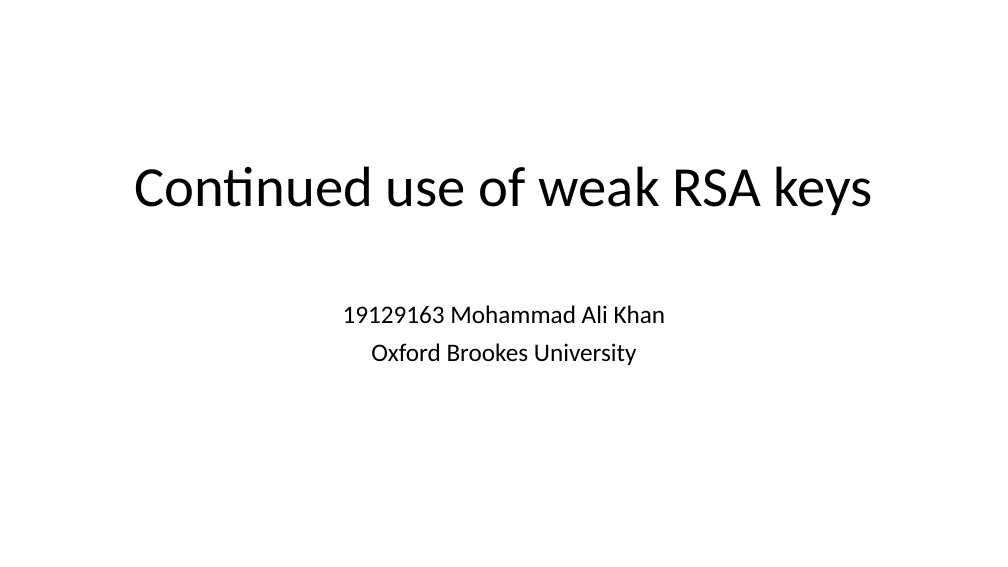
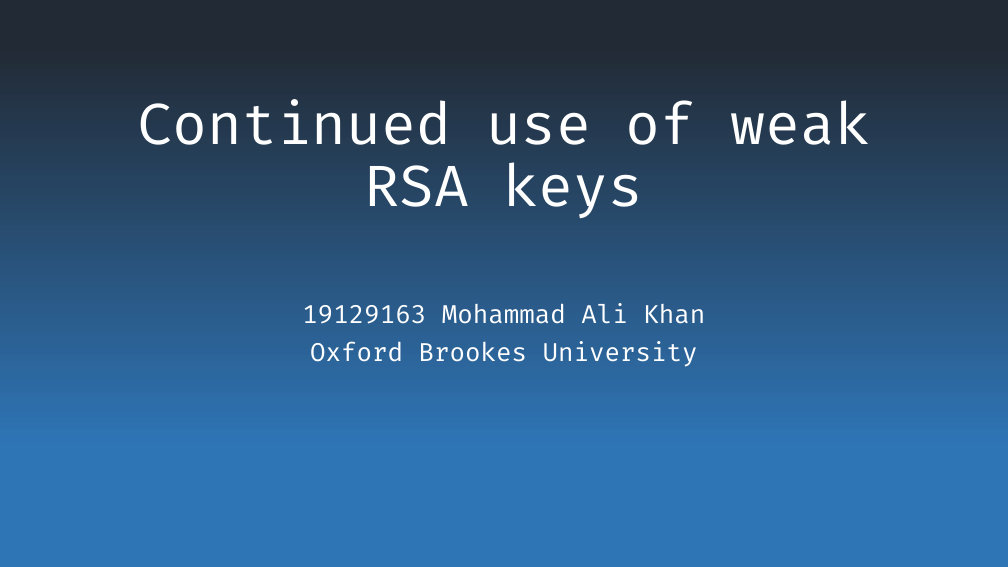
Before and after one commit to mhdl1991/19129163_TECH7009_repo, a slide deck: slide 1 of Continued use of weak RSA keys.pptx. Drawn at 1008x567 pixels with LibreOffice and Linux fonts; fonts in the diff are those of the drawing. Boxes give left, top, right and bottom in pixels: in the first picture for what was removed or moved away, otherwise in the second. Text is boxed around its words. In the diff, an @@ line names an element or a change of style, - is before the commit and + after.

Commit message:
presentation slides update

```diff
--- a/Continued use of weak RSA keys.pptx
+++ b/Continued use of weak RSA keys.pptx
@@ background #FFFFFF to gradient #222A35 to #2E75B6 @@
@@ title "Continued use of weak RSA ..." at [138,100,869,219]: font Calibri to Fira Code, text colour #000000 to #FFFFFF @@
@@ subtitle "19129163 Mohammad Ali Khan" at [302,303,705,367]: font Calibri to Fira Code, text colour #000000 to #FFFFFF @@
```
Also in this commit, not shown: 4 slides added, 1 slide removed.
